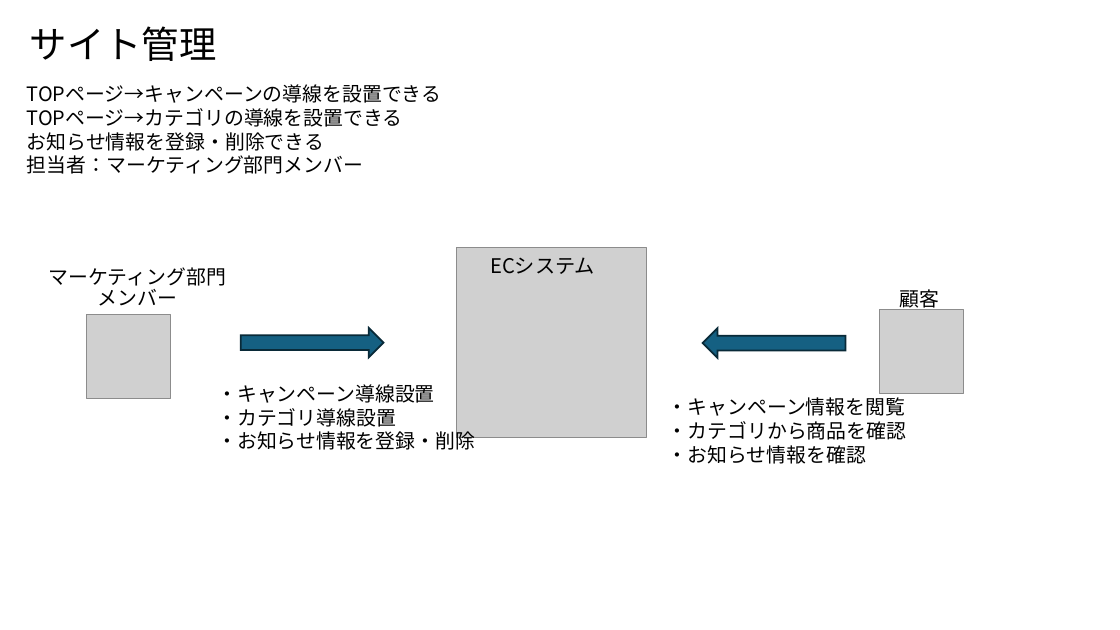
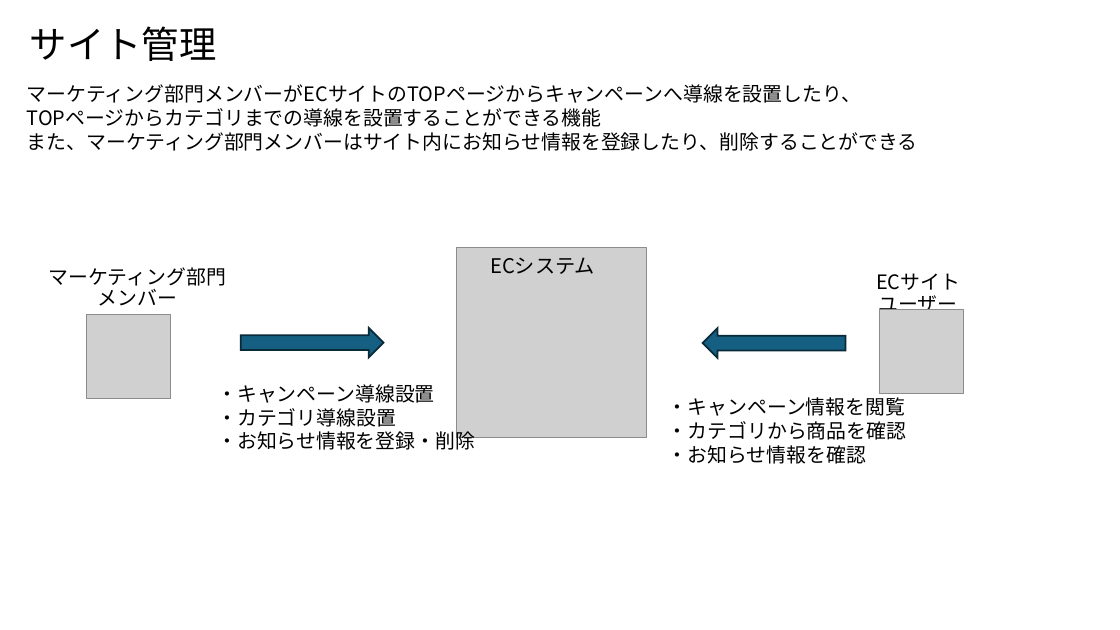
Before and after one commit to NaoyaIshizumi-Pasona/pm-cause-ec, a slide deck: slide 9 of 提案書/別紙1_サイト管理者の業務概要図.pptx (slide 8 before the commit). Drawn at 1120x630 pixels with LibreOffice and Linux fonts; fonts in the diff are those of the drawing; grey boxes stand for pictures. Boxes give left, top, right and bottom in pixels: in the first picture for what was removed or moved away, otherwise in the second. Text is boxed around its words. In the diff, an @@ line names an element or a change of style, - is before the commit and + after.

```diff
--- a/提案書/別紙1_サイト管理者の業務概要図.pptx
+++ b/提案書/別紙1_サイト管理者の業務概要図.pptx
@@ text at [27, 84, 918, 151]: text changed @@
-TOPページ→キャンペーンの導線を設置できる
-TOPページ→カテゴリの導線を設置できる
-お知らせ情報を登録・削除できる
-担当者：マーケティング部門メンバー
+マーケティング部門メンバーがECサイトのTOPページからキャンペーンへ導線を設置したり、
+TOPページからカテゴリまでの導線を設置することができる機能
+また、マーケティング部門メンバーはサイト内にお知らせ情報を登録したり、削除することができる
@@ text at [899, 286, 939, 310]: text changed @@
-顧客
+ECサイトユーザー
```
Also in this commit, not shown: 7 other slides changed, 1 slide added.
